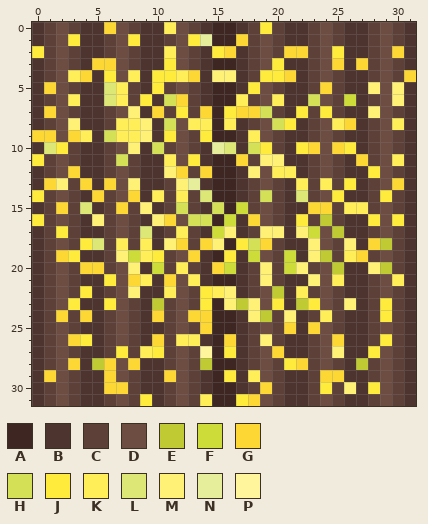
Edited in one commit: pixel-art file (Graphics/Background/wheat_harvested.aseprite). Above: the version before the commit.
32x32 pixels, 1 frame.
Visible layers, top first: "Layer 1", "Layer 2".
Palette (. is transparent): A #3e2723  B #4e342e  C #5d4037  D #6d4c41  E #c0ca33  F #cddc39  G #fdd835  H #d4e157  J #ffeb3b  K #ffee58  L #dce775  M #fff176  N #e6ee9c  P #fff59d
Pixels before, first column x 0:
 0 BCDCBBGDCBBKDCBAABCJCBBCDCBBCDCB
 1 BCDJBBCDJBBCDJNAAGCDCBBCDCBBCDCB
 2 JCDCBBCDCBBKDCBJGBCDCGGCDJBBCDGB
 3 BCDCBGGDCBBJDCBAABCDJBBCDGBGCDCB
 4 BCDKGBJDKBJJKGBMMBCJJGBCDCBBCDCG
 5 BGDCBBLKCBJCDCBAABJDCBBCGCBBMDMB
 6 BCDKBBLKCJBHGCBAAKCDKBBHDCFBCDMB
 7 BGDCBBCDMBGCJCGAJGGHCBJCJCBBMDCB
 8 BCDMBBCKKMBHDKKAKBCDHJBCDKGBCDKB
 9 GGDGKBHKKMBJDCJAABKDCBBCDCBBCDCB
10 BLJCBBCDMBHCDCBNLBHJCBJGDGJBCDCB
11 JCDCBBCHCBBKDJBAAGCMMBBCDCBGCDKB
12 BCDGBBCDCBBMGCGAABMDKKBCDCBBJDCB
13 BGMCGBGDMBBCMNBAABCDCBKCKCJBCDGB
14 JCDCBGCDGBKCKCLAABCHCBLCDJBBCJCB
15 BCGCLBCGCMBCHCBHAFCDCBBGGCKKCDCB
16 JCDCBMCDCBMGDHHAFBGDCBJCECBBJDJB
17 BCJCBBCDCLBCKCBFMBCMMBMFDEBBCDCB
18 BCDCJLCKCKBMGCGMAJHGCBBMDCMBGECB
19 BCGJBBCMFKJCDGBAJBFDCFBMECKGCDCB
20 BCDCGGCDMBFCKCBGFBCMCFMCDEBBMECB
21 BCDCBBJDGKBGDKBAABCMCBBMDKBBCDKB
22 BCDCJBCDMBBKDCJKMBCDEBKCDCBBCDCB
23 BCDJBBJDCBECDCJAMEMDJBEJDCMBCJCB
24 BCGCGBCDCBGCDGGAABMECMBCKCBBCJCB
25 BCDCBBCDCBBCDCGAABCDCGBGDCBBCDCB
26 BCDGJBCDCBGCKKBAGBCMCBBCDGBBCJCB
27 BCDCBBCJCKJCDCPAJBCDGBBCDMBBJDCB
28 BCDGBEGDGBBCDCEAABCDCJGCDCBECDCB
29 BGDCBBGDCBBGDCBAJBKDCBBCGGBBCDCB
30 BCDCBBGGCBBCDCBAABCGCBBCJCMBJDCB
31 BCDCBBCDCJBCDCKAAJGDCBBCDCBBCDCB
New version:
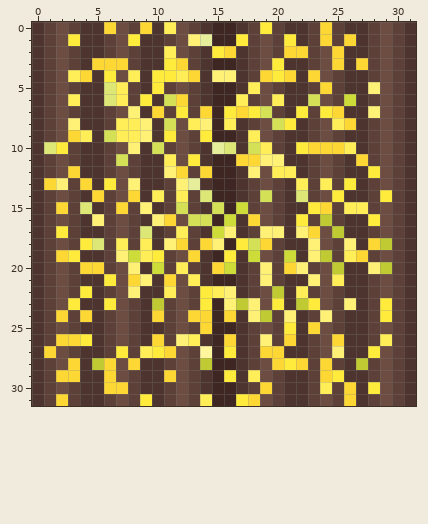
What changed:
Layer "Layer 1":
y 0: x 9 B -> G; x 24 D -> G
y 1: x 13 J -> M; x 17 G -> J; x 21 B -> J; x 24 D -> G; x 26 B -> G
y 2: x 0 J -> B; x 25 J -> G; x 30 G -> C
y 3: x 7 D -> G; x 12 D -> G
y 4: x 19 J -> G; x 23 C -> G; x 31 G -> B
y 5: x 1 G -> C; x 18 J -> K; x 30 M -> C
y 6: x 30 M -> C
y 7: x 1 G -> C; x 18 G -> J; x 25 C -> G
y 8: x 14 K -> M; x 30 K -> C
y 9: x 0..1 GG -> BC
y 10: x 19 J -> K; x 24 D -> G; x 26 J -> K
y 11: x 0 J -> B; x 18 C -> G; x 30 K -> C
y 13: x 6 G -> J; x 30 G -> C
y 14: x 0 J -> B
y 15: x 23 G -> J
y 16: x 0 J -> B; x 30 J -> C
y 17: x 23 F -> G
y 20: x 21 F -> G
y 21: x 9 K -> M; x 30 K -> C
y 24: x 16 A -> G; x 24 K -> M
y 25: x 21 G -> J
y 26: x 2 D -> G; x 12 K -> M; x 21 B -> G; x 29 J -> K
y 27: x 1 C -> G; x 11 C -> G; x 19 D -> G
y 28: x 20 C -> G; x 24 D -> G
y 29: x 1..3 GDC -> CGG; x 25 G -> J
y 30: x 24 J -> K; x 26 M -> G
y 31: x 2 D -> G; x 26 B -> G
Where, in picture pixels (left, top, right, bottom), the same in both pictures:
changed: (116, 22, 356, 166)
changed: (32, 46, 56, 226)
changed: (392, 46, 416, 226)
changed: (104, 178, 116, 190)
changed: (284, 202, 320, 274)
changed: (140, 274, 404, 406)
changed: (44, 334, 80, 406)
